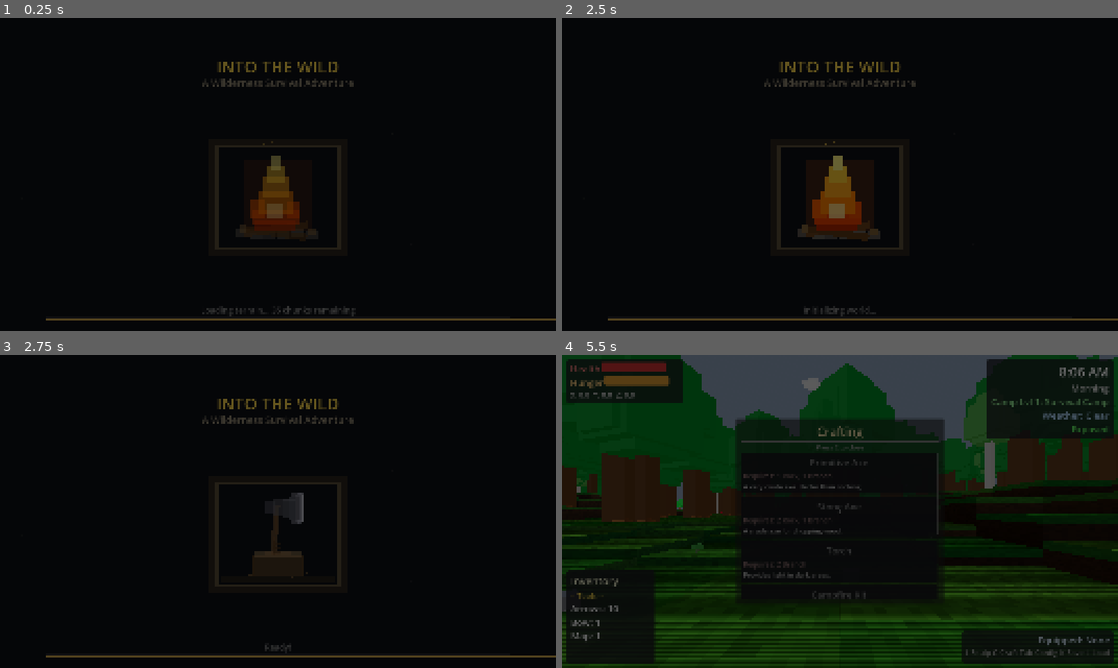
Above: before the commit, frames 1-4 (two rows, left to right).
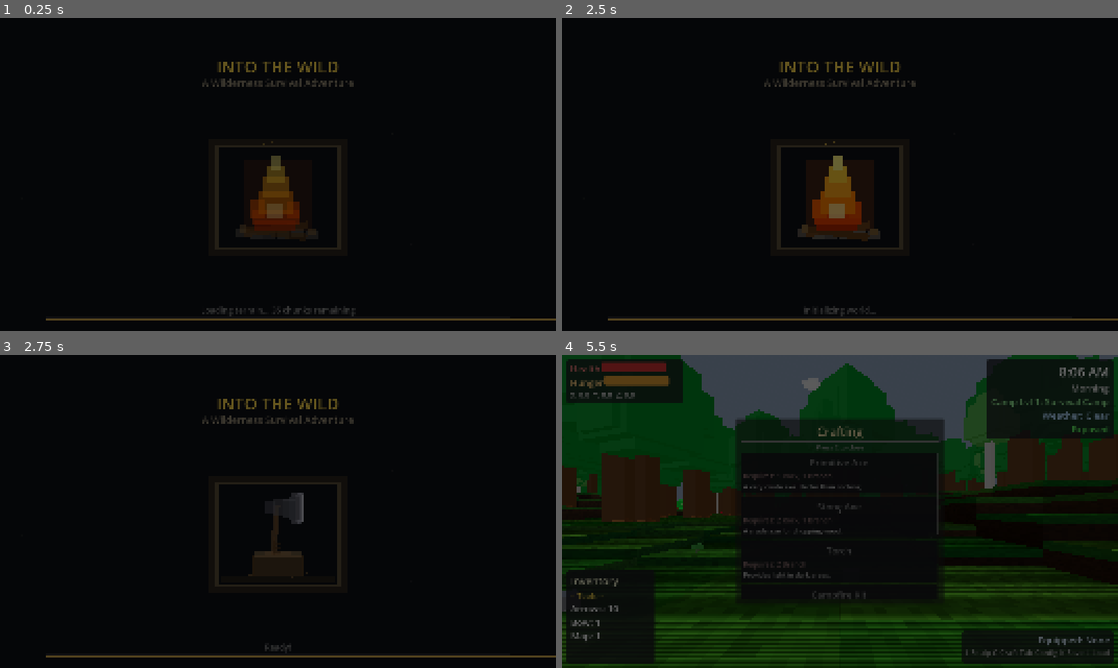
Above: after the commit, the same moments.

Repository: adchamberlain/into-the-wild
Game: Godot game, scene res://scenes/main.tscn
Two runs of this game, one before a commit and one after it. Both use one fixed random seed, a clock stepped at 60 frames per second and the inputs below.
Inputs (mouse positions are in pixels of both pictures, inside the frame that each line leads up to):
- Up to frame 1 (0.25 s): no input
- Up to frame 2 (2.5 s): tap Enter at 0.5, 2 s; move the mouse to (867, 174) at 0.52 s; hold F (eat) 0.53-1.28 s; hold W (move_forward) from 0.53 s (still down); click (867, 174) at 0.67 s; tap Space (jump) at 0.77, 1.07, 1.25, 1.52, 1.82 s; move the mouse to (812, 174) at 1.27 s; tap E (interact) at 1.35 s; move the mouse to (851, 168) at 2.02 s; hold M (move_structure) from 2.03 s (still down)
- Up to frame 3 (2.75 s): keep holding W (move_forward); keep holding M (move_structure)
- Up to frame 4 (5.5 s): move the mouse to (834, 517) at 2.77 s; release M (move_structure) at 2.78 s; tap C (open_crafting) at 2.85 s; click (834, 517) at 2.92 s; tap Space (jump) at 3.02, 3.32, 3.77, 4.07 s; move the mouse to (1006, 558) at 3.52 s; release W (move_forward) at 3.53 s; hold A (move_left) 3.53-4.25 s; hold Shift (sprint) 3.53-4.25 s; drag from (673, 464) to (756, 433) at 4.27 s; move the mouse to (867, 511) at 5.02 s; hold S (move_backward) from 5.03 s (still down); hold R (use_equipped) from 5.03 s (still down); click (867, 511) at 5.17 s

Frames 1-3 are identical in both runs. In frame 4, less than 0.1% of the frame differs, in the area x 20-95%, y 0-50%.

Commit message:
Make desert ring organic with noise-based boundary variation
Uses multi-frequency sine functions of angle from spawn to vary inner
and outer boundaries independently (±19 units). Creates natural-looking
thicker/thinner sections instead of a perfect cylinder. Transition zone
blending in terrain_chunk uses the same dynamic boundaries.

Co-Authored-By: Claude Opus 4.6 <noreply@anthropic.com>

Diff:
--- a/scripts/world/chunk_manager.gd
+++ b/scripts/world/chunk_manager.gd
@@ -1159,9 +1159,13 @@
 	if spawn_distance < 60.0:
 		return RegionType.FOREST
 
-	# Desert ring: 150-250 units from spawn
-	# Transition zones: 150-170 (blend in), 230-250 (blend out)
-	if spawn_distance >= 170.0 and spawn_distance <= 230.0:
+	# Desert ring with organic noise-based boundaries
+	var desert_angle: float = atan2(z, x)
+	var inner_offset: float = _desert_boundary_offset(desert_angle)
+	var outer_offset: float = _desert_boundary_offset(desert_angle + 1.0)
+	var desert_inner: float = 170.0 + inner_offset
+	var desert_outer: float = 230.0 + outer_offset
+	if spawn_distance >= desert_inner and spawn_distance <= desert_outer:
 		return RegionType.DESERT
 
 	var value: float = region_noise.get_noise_2d(x, z)
@@ -1179,6 +1183,21 @@
 		return RegionType.HILLS
 	else:
 		return RegionType.ROCKY
+
+
+## Returns a noise-based offset for the desert ring boundary at a given angle.
+## Uses multiple sine frequencies for organic variation (max ~±19 units).
+func _desert_boundary_offset(angle: float) -> float:
+	return sin(angle * 3.0) * 10.0 + sin(angle * 7.0 + 1.5) * 6.0 + sin(angle * 13.0 + 3.0) * 3.0
+
+
+## Returns the desert inner and outer radii at a given world position.
+## Used by terrain_chunk.gd for transition blending.
+func get_desert_boundaries(x: float, z: float) -> Vector2:
+	var angle: float = atan2(z, x)
+	var inner: float = 170.0 + _desert_boundary_offset(angle)
+	var outer: float = 230.0 + _desert_boundary_offset(angle + 1.0)
+	return Vector2(inner, outer)
 
 
 func get_region_colors(region: RegionType) -> Dictionary:
--- a/scripts/world/terrain_chunk.gd
+++ b/scripts/world/terrain_chunk.gd
@@ -469,16 +469,19 @@
 	var region_colors: Dictionary = chunk_manager.get_region_colors(region)
 	var grass_color: Color = region_colors["grass"]
 
-	# Desert transition zone blending
+	# Desert transition zone blending (organic boundaries)
 	var spawn_dist: float = Vector2(center_x, center_z).length()
-	if spawn_dist >= 150.0 and spawn_dist < 170.0:
+	var desert_bounds: Vector2 = chunk_manager.get_desert_boundaries(center_x, center_z)
+	var d_inner: float = desert_bounds.x
+	var d_outer: float = desert_bounds.y
+	if spawn_dist >= d_inner - 20.0 and spawn_dist < d_inner:
 		# Inner transition: blend from normal region to desert
-		var blend: float = (spawn_dist - 150.0) / 20.0
+		var blend: float = (spawn_dist - (d_inner - 20.0)) / 20.0
 		var desert_colors: Dictionary = chunk_manager.region_colors[ChunkManager.RegionType.DESERT]
 		grass_color = grass_color.lerp(desert_colors["grass"], blend)
-	elif spawn_dist > 230.0 and spawn_dist <= 250.0:
+	elif spawn_dist > d_outer and spawn_dist <= d_outer + 20.0:
 		# Outer transition: blend from desert to normal region
-		var blend: float = 1.0 - (spawn_dist - 230.0) / 20.0
+		var blend: float = 1.0 - (spawn_dist - d_outer) / 20.0
 		var desert_colors: Dictionary = chunk_manager.region_colors[ChunkManager.RegionType.DESERT]
 		grass_color = grass_color.lerp(desert_colors["grass"], blend)
 
@@ -640,17 +643,20 @@
 	var grass_color: Color = region_colors["grass"]
 	var dirt_color: Color = region_colors["dirt"]
 
-	# Desert transition zone blending
+	# Desert transition zone blending (organic boundaries)
 	var spawn_dist: float = Vector2(center_x, center_z).length()
-	if spawn_dist >= 150.0 and spawn_dist < 170.0:
+	var desert_bounds: Vector2 = chunk_manager.get_desert_boundaries(center_x, center_z)
+	var d_inner: float = desert_bounds.x
+	var d_outer: float = desert_bounds.y
+	if spawn_dist >= d_inner - 20.0 and spawn_dist < d_inner:
 		# Inner transition: blend from normal region to desert
-		var blend: float = (spawn_dist - 150.0) / 20.0
+		var blend: float = (spawn_dist - (d_inner - 20.0)) / 20.0
 		var desert_colors: Dictionary = chunk_manager.region_colors[ChunkManager.RegionType.DESERT]
 		grass_color = grass_color.lerp(desert_colors["grass"], blend)
 		dirt_color = dirt_color.lerp(desert_colors["dirt"], blend)
-	elif spawn_dist > 230.0 and spawn_dist <= 250.0:
+	elif spawn_dist > d_outer and spawn_dist <= d_outer + 20.0:
 		# Outer transition: blend from desert to normal region
-		var blend: float = 1.0 - (spawn_dist - 230.0) / 20.0
+		var blend: float = 1.0 - (spawn_dist - d_outer) / 20.0
 		var desert_colors: Dictionary = chunk_manager.region_colors[ChunkManager.RegionType.DESERT]
 		grass_color = grass_color.lerp(desert_colors["grass"], blend)
 		dirt_color = dirt_color.lerp(desert_colors["dirt"], blend)
